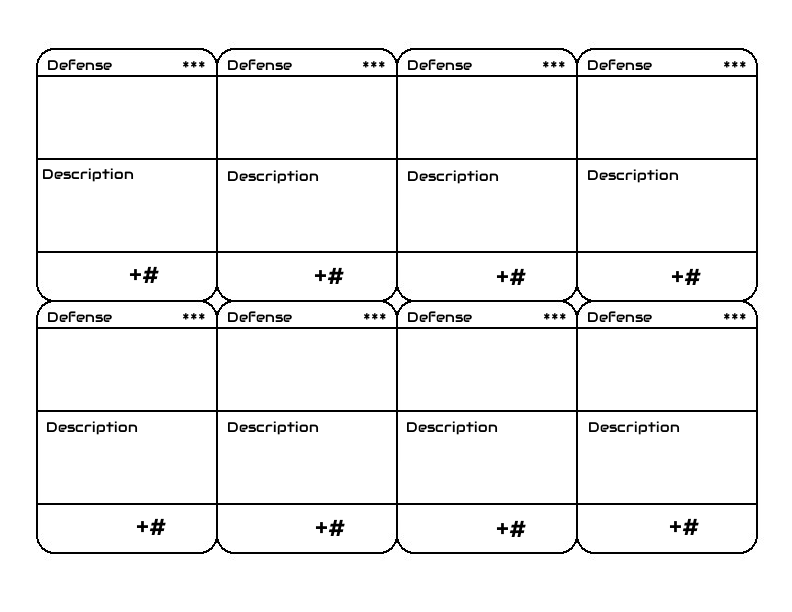
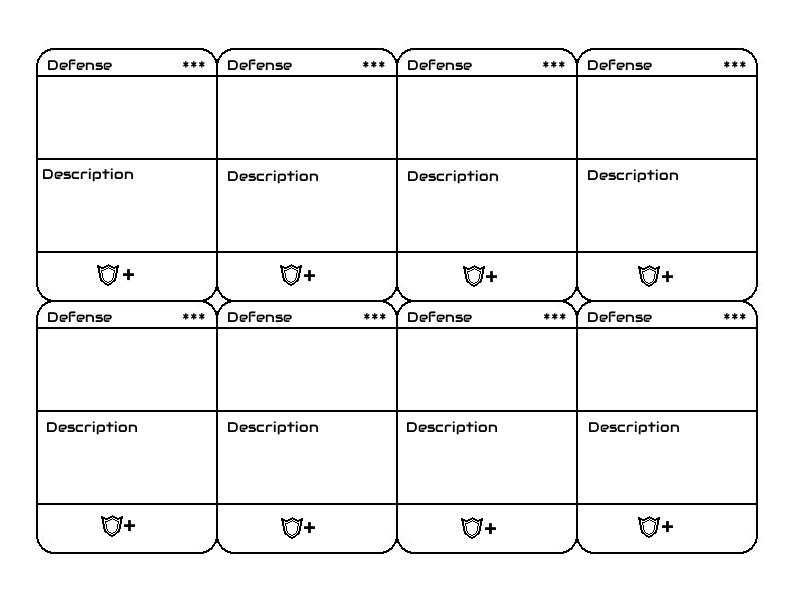
Layers edited between the first and the second 792x612 image:
renamed "+# #7" to "+ #4", painted on it over (661, 518, 699, 535)
renamed "+# #6" to "+ #5", painted on it over (484, 520, 526, 537)
renamed "+# #5" to "+ #6", painted on it over (303, 519, 345, 536)
renamed "+# #4" to "+ #7", painted on it over (123, 518, 166, 535)
renamed "+# #3" to "+ #3", painted on it over (661, 268, 701, 285)
renamed "+# #2" to "+ #2", painted on it over (485, 268, 526, 285)
renamed "+# #1" to "+ #1", painted on it over (303, 267, 344, 284)
renamed "+#" to "+", painted on it over (122, 266, 159, 283)
painted on "Background" over (97, 264, 660, 539)
